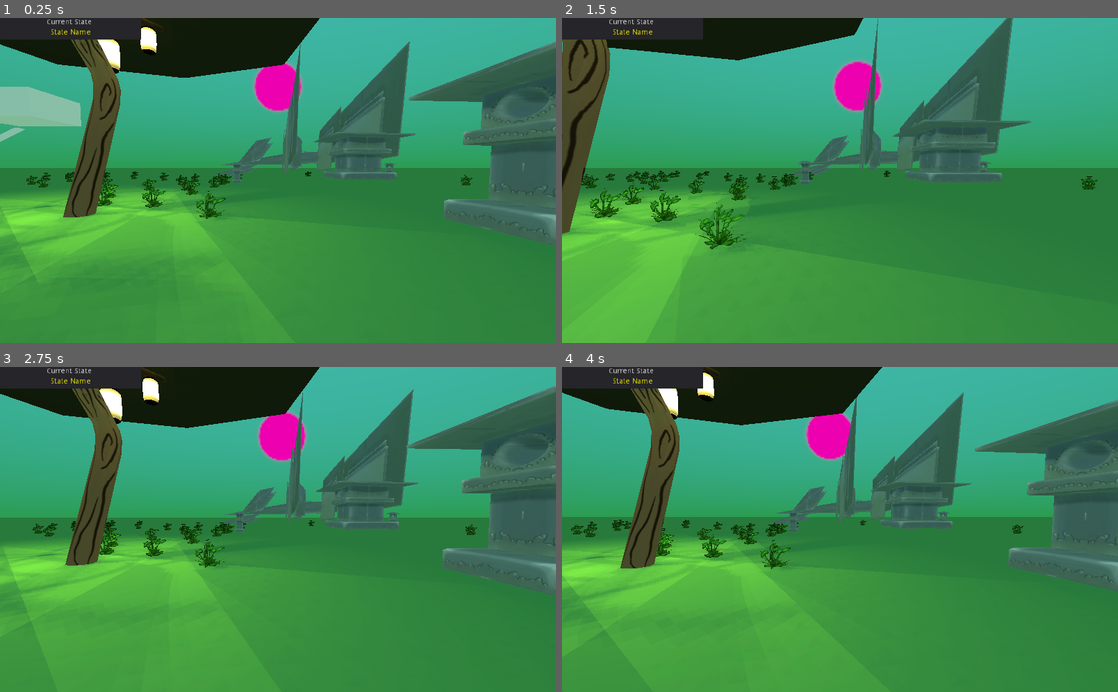
Above: before the commit, frames 1-4 (two rows, left to right).
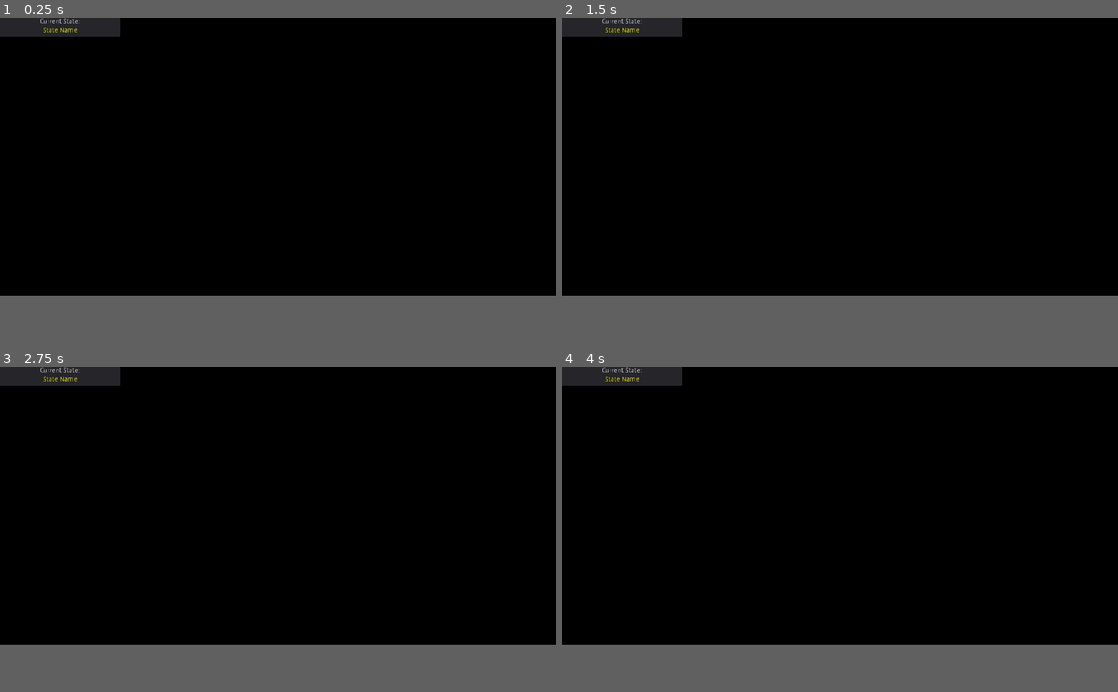
Above: after the commit, the same moments.

Repository: MaywormIII/exorscismo-com-pauzao
Game: Godot game, scene res://Instances/Levels/GraphicsTest.tscn
Two runs of this game, one before a commit and one after it. Both use one fixed random seed, a clock stepped at 60 frames per second and the inputs below.
Inputs (mouse positions are in pixels of both pictures, inside the frame that each line leads up to):
- Up to frame 1 (0.25 s): no input
- Up to frame 2 (1.5 s): tap Enter at 0.5 s; move the mouse to (867, 180) at 0.52 s; hold Ctrl (grab, bound only after the commit) 0.53-1.28 s; tap Space (jump) at 0.77 s; move the mouse to (812, 180) at 1.27 s; tap Shift (Lock) at 1.35 s
- Up to frame 3 (2.75 s): tap Space (jump) at 1.52, 2 s; tap Ctrl (grab, bound only after the commit) at 1.55, 2.3 s; move the mouse to (289, 523) at 2.02 s; hold S (move_bw) from 2.03 s (still down)
- Up to frame 4 (4 s): tap Enter at 2.75 s; move the mouse to (834, 536) at 2.77 s; release S (move_bw) at 2.78 s; tap W (move_fw) at 2.85 s; tap Space (jump) at 3.02, 3.5, 3.77 s; tap Ctrl (grab, bound only after the commit) at 3.05, 3.8 s; move the mouse to (878, 532) at 3.52 s; hold A (move_l) from 3.53 s (still down)
In our replay, the window is 800x468 before the commit and 800x400 after it. These sizes can differ from the game's own. Grey fills any space a smaller window leaves; there, only what the larger window draws over its background counts as a difference.

The runs differ from the first frame. In frame 1, 85% of the frame differs, in the area x 0-100%, y 0-100%; in frame 2, 88%; in frame 3, 90%; in frame 4, 90%.

Commit message:
Add files via upload

Diff:
--- a/MonotoriProject/project.godot
+++ b/MonotoriProject/project.godot
@@ -18,6 +18,18 @@
 config/name="MonotoriProject"
 run/main_scene="res://Instances/Levels/GraphicsTest.tscn"
 config/icon="res://2dAssets/icon.png"
+
+[debug]
+
+settings/fps/force_fps=60
+
+[display]
+
+window/size/width=1200
+window/size/resizable=false
+window/dpi/allow_hidpi=true
+window/vsync/use_vsync=false
+window/per_pixel_transparency/allowed=true
 
 [input]
 
@@ -90,11 +102,28 @@
 "events": [ Object(InputEventKey,"resource_local_to_scene":false,"resource_name":"","device":0,"alt":false,"shift":false,"control":false,"meta":false,"command":false,"pressed":false,"scancode":16777237,"unicode":0,"echo":false,"script":null)
  ]
 }
+grab={
+"deadzone": 0.5,
+"events": [ Object(InputEventKey,"resource_local_to_scene":false,"resource_name":"","device":0,"alt":false,"shift":false,"control":false,"meta":false,"command":false,"pressed":false,"scancode":16777238,"unicode":0,"echo":false,"script":null)
+, Object(InputEventJoypadButton,"resource_local_to_scene":false,"resource_name":"","device":0,"button_index":6,"pressure":0.0,"pressed":false,"script":null)
+ ]
+}
+grab2={
+"deadzone": 0.5,
+"events": [ Object(InputEventJoypadButton,"resource_local_to_scene":false,"resource_name":"","device":0,"button_index":7,"pressure":0.0,"pressed":false,"script":null)
+ ]
+}
+
+[physics]
+
+common/physics_fps=120
 
 [rendering]
 
 quality/driver/driver_name="GLES2"
 quality/driver/fallback_to_gles2=true
 quality/2d/use_pixel_snap=true
+threads/thread_model=2
+quality/filters/msaa=1
 environment/default_environment="res://Enviroments/ToonShaderTest.tres"
 quality/filters/anisotropic_filter_level=1
